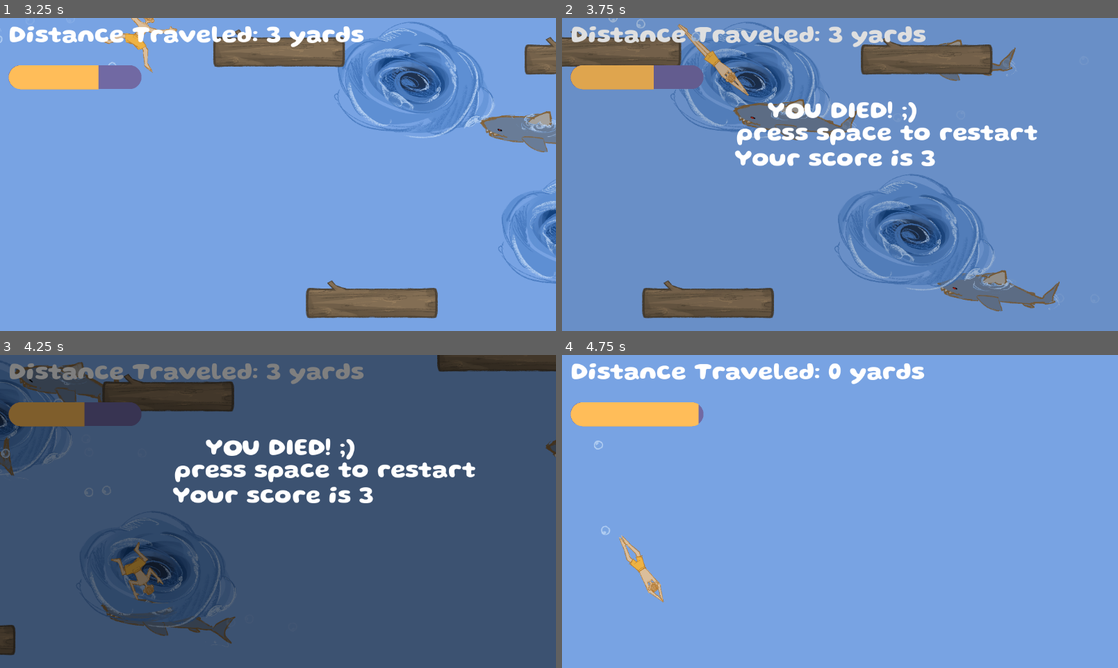
Above: before the commit, frames 1-4 (two rows, left to right).
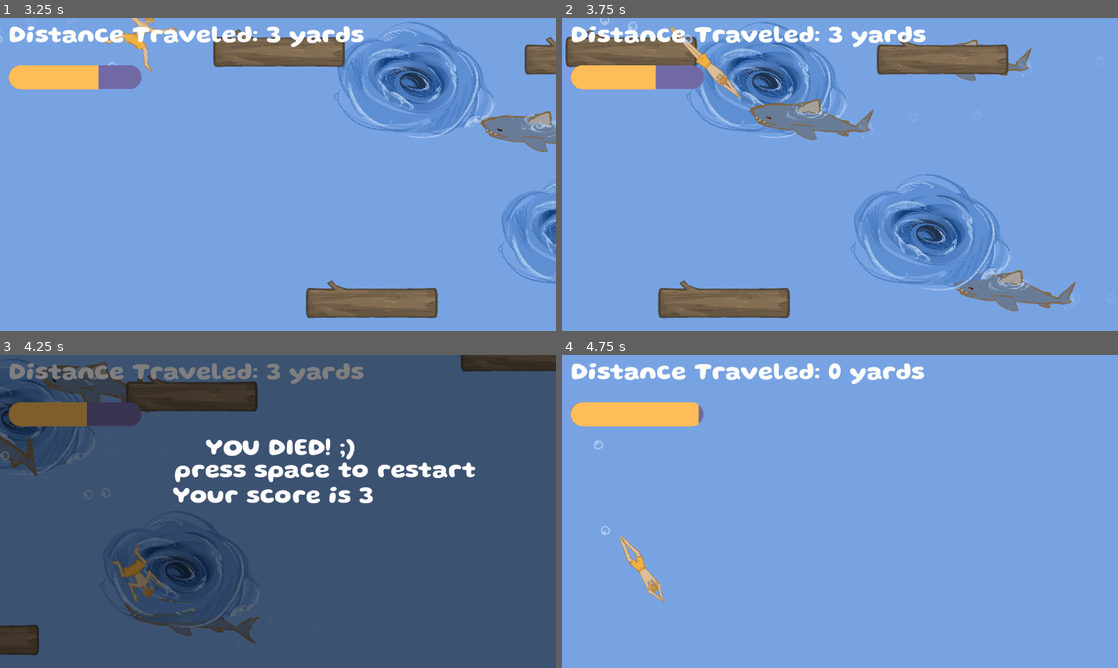
Above: after the commit, the same moments.

Repository: sophieTheProgrammer/microjam-island-61
Game: Godot game, scene res://scenes/game.tscn
Two runs of this game, one before a commit and one after it. Both use one fixed random seed, a clock stepped at 60 frames per second and the inputs below. Sound files missing from this copy of the repository are replaced by a short silence.
Inputs (mouse positions are in pixels of both pictures, inside the frame that each line leads up to):
- Up to frame 1 (3.25 s): tap Enter (ui_accept) at 0.5, 0.77, 1.52, 3.02 s; move the mouse to (400, 158) at 0.52 s; hold Up (up) 0.53-1.28 s; click (400, 158) at 0.6 s; move the mouse to (166, 190) at 1.27 s; hold Down (down) 1.28-2.03 s; click (166, 190) at 1.35 s; move the mouse to (333, 105) at 2.02 s; hold Up (up) from 2.03 s (still down); click (333, 105) at 2.1 s; move the mouse to (250, 237) at 2.77 s; click (250, 237) at 2.85 s
- Up to frame 2 (3.75 s): move the mouse to (1006, 221) at 3.52 s; release Up (up) at 3.53 s; hold Down (down) from 3.53 s (still down); click (1006, 221) at 3.6 s
- Up to frame 3 (4.25 s): keep holding Down (down); tap Enter (ui_accept) at 3.77 s
- Up to frame 4 (4.75 s): keep holding Down (down); tap Space (restart game) at 4.25 s; move the mouse to (673, 464) at 4.27 s; click (673, 464) at 4.35 s; tap Enter (ui_accept) at 4.52 s

Frame 1 is identical in both runs. In frame 2, 89% of the frame differs, in the area x 0-100%, y 0-100%; in frame 3, 5.5%; in frame 4, nothing differs.

Commit message:
less blursed log escpaing

Diff:
--- a/project.godot
+++ b/project.godot
@@ -65,6 +65,14 @@
 "events": [Object(InputEventKey,"resource_local_to_scene":false,"resource_name":"","device":-1,"window_id":0,"alt_press …(191 unchanged characters)…
 ]
 }
+escapethelog={
+"deadzone": 0.2,
+"events": [Object(InputEventKey,"resource_local_to_scene":false,"resource_name":"","device":-1,"window_id":0,"alt_pressed":false,"shift_pressed":false,"ctrl_pressed":false,"meta_pressed":false,"pressed":false,"keycode":0,"physical_keycode":4194320,"key_label":0,"unicode":0,"location":0,"echo":false,"script":null)
+, Object(InputEventKey,"resource_local_to_scene":false,"resource_name":"","device":-1,"window_id":0,"alt_pressed":false,"shift_pressed":false,"ctrl_pressed":false,"meta_pressed":false,"pressed":false,"keycode":0,"physical_keycode":4194321,"key_label":0,"unicode":0,"location":0,"echo":false,"script":null)
+, Object(InputEventKey,"resource_local_to_scene":false,"resource_name":"","device":-1,"window_id":0,"alt_pressed":false,"shift_pressed":false,"ctrl_pressed":false,"meta_pressed":false,"pressed":false,"keycode":0,"physical_keycode":4194322,"key_label":0,"unicode":0,"location":0,"echo":false,"script":null)
+, Object(InputEventKey,"resource_local_to_scene":false,"resource_name":"","device":-1,"window_id":0,"alt_pressed":false,"shift_pressed":false,"ctrl_pressed":false,"meta_pressed":false,"pressed":false,"keycode":0,"physical_keycode":4194319,"key_label":0,"unicode":0,"location":0,"echo":false,"script":null)
+]
+}
 
 [physics]
 
--- a/scripts/log.gd
+++ b/scripts/log.gd
@@ -1,5 +1,4 @@
 extends Node2D
-
 
 # Called when the node enters the scene tree for the first time.
 func _ready() -> void:
--- a/scripts/player.gd
+++ b/scripts/player.gd
@@ -20,7 +20,7 @@
 	if attached:
 		self.position.x = log_ref.position.x
 		self.position.y = log_ref.position.y
-	if Input.is_anything_pressed():
+	if Input.is_action_just_pressed("escapethelog"):
 		detach_from_log()
 	direction = Input.get_axis("up", "down")
 	velocity.y = move_toward(velocity.y, SPEED * direction * y_multiplier, acceleration * y_multiplier)
